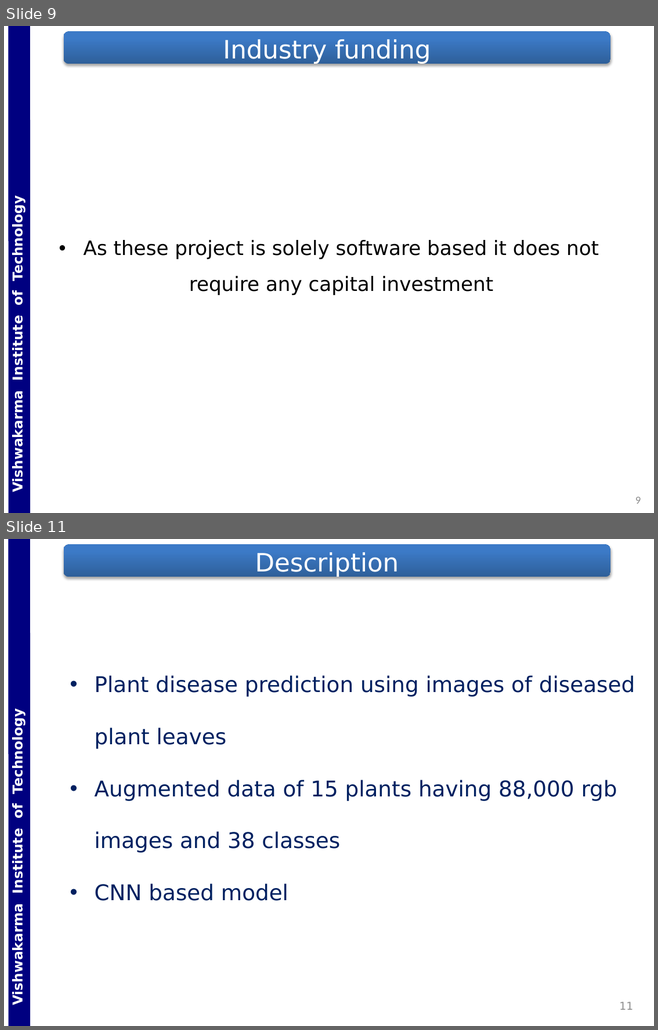
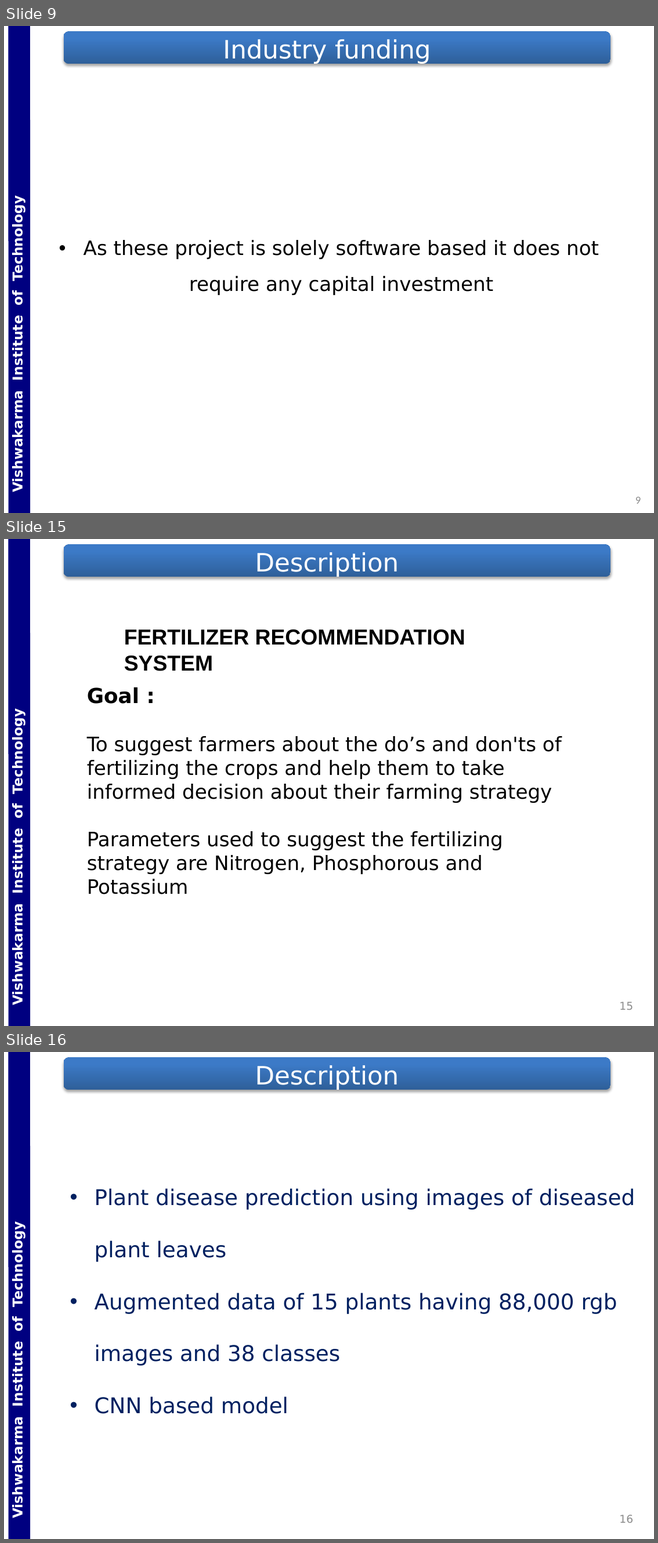
Before and after one commit to Gladiator07/Harvestify, a slide deck: Docs/PPT_ED_SY_DIV-ICA_BATCH-B3_GRP-G5_DATE-201030_RN-65-66-67-68.pptx. Shown one above the other, each under a label of ours: slides 9 and 11 before the commit, slides 9, 15 and 16 after it; the slides between them are not shown. The pictures are 658x1030 and 658x1543 pixels, drawn with LibreOffice and Linux fonts; fonts in the diff are those of the drawing; background and template pictures are left out. Boxes give left, top, right and bottom in pixels: in the first picture for what was removed or moved away, otherwise in the second. Text is boxed around its words. In the diff, an @@ line names an element or a change of style, - is before the commit and + after.

```diff
--- a/Docs/PPT_ED_SY_DIV-ICA_BATCH-B3_GRP-G5_DATE-201030_RN-65-66-67-68.pptx
+++ b/Docs/PPT_ED_SY_DIV-ICA_BATCH-B3_GRP-G5_DATE-201030_RN-65-66-67-68.pptx
@@ slide 15 added at bbox=[4, 539, 654, 1026], background #FFFFFF; not listed: 2 template elements that a slide beside it also shows @@
@@ title added at bbox=[255, 552, 399, 577], 28 pt, text #FFFFFF @@
+Description
@@ text added at bbox=[124, 629, 465, 671], 24 pt, text #000000, bold @@
+FERTILIZER RECOMMENDATION SYSTEM
@@ text added at bbox=[87, 687, 561, 895], 22 pt, text #000000 @@
+Goal :
+To suggest farmers about the do’s and don'ts of fertilizing the crops and help them to take informed decision about their farming strategy
+Parameters used to suggest the fertilizing strategy are Nitrogen, Phosphorous and Potassium
@@ page number added at bbox=[619, 1002, 633, 1010], 12 pt, text #8C8C8C @@
+15
@@ what was slide 11 is now slide 16 @@
@@ page number at bbox=[619, 1515, 633, 1523]: text changed @@
-11
+16
```
Also in this commit, not shown: 3 slides changed, 4 other slides added, 2 other files.
